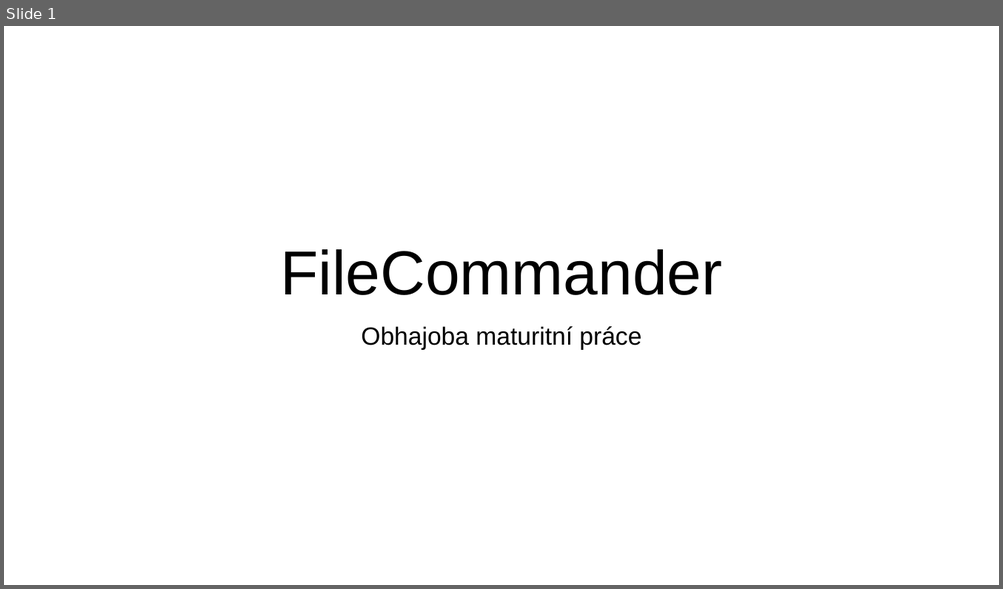
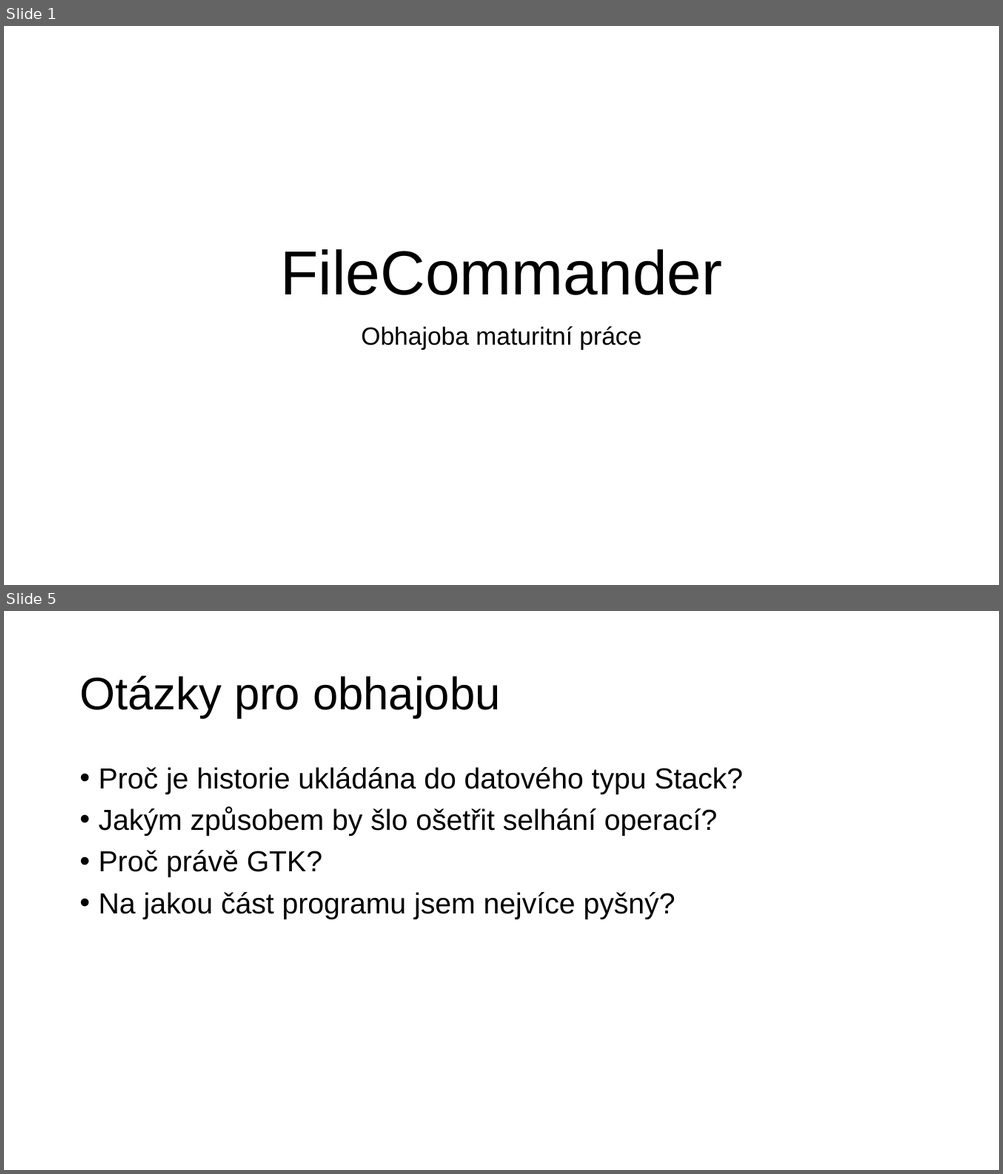
Before and after one commit to Okarisu/FileCommander, a slide deck: Obhajoba.pptx. Shown one above the other, each under a label of ours: slide 1 before the commit, slides 1 and 5 after it; the slides between them are not shown. The pictures are 1003x589 and 1003x1174 pixels, drawn with LibreOffice and Linux fonts; fonts in the diff are those of the drawing. Boxes give left, top, right and bottom in pixels: in the first picture for what was removed or moved away, otherwise in the second. Text is boxed around its words. In the diff, an @@ line names an element or a change of style, - is before the commit and + after.

```diff
--- a/Obhajoba.pptx
+++ b/Obhajoba.pptx
@@ slide 5 added at (4, 611, 999, 1170), background #FFFFFF @@
@@ title added at (79, 675, 500, 718), 44 pt, text #000000 @@
+Otázky pro obhajobu
@@ text added at (99, 767, 743, 920), 28 pt, text #000000 @@
+• Proč je historie ukládána do datového typu Stack?
+• Jakým způsobem by šlo ošetřit selhání operací?
+• Proč právě GTK?
+• Na jakou část programu jsem nejvíce pyšný?
```
Also in this commit, not shown: 2 slides changed, 4 other slides added.
